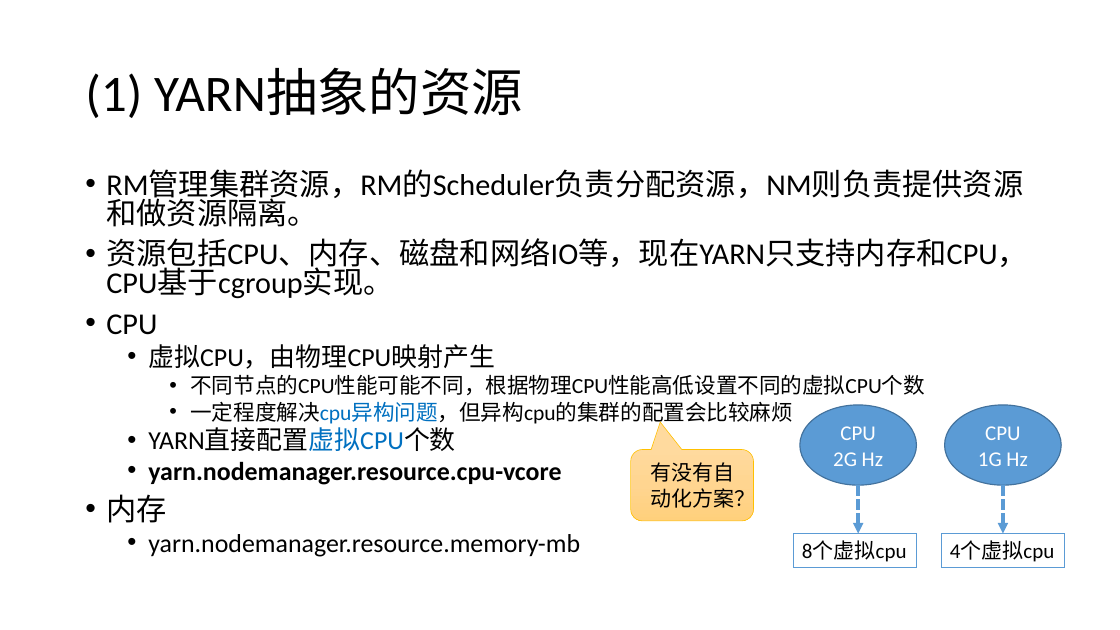
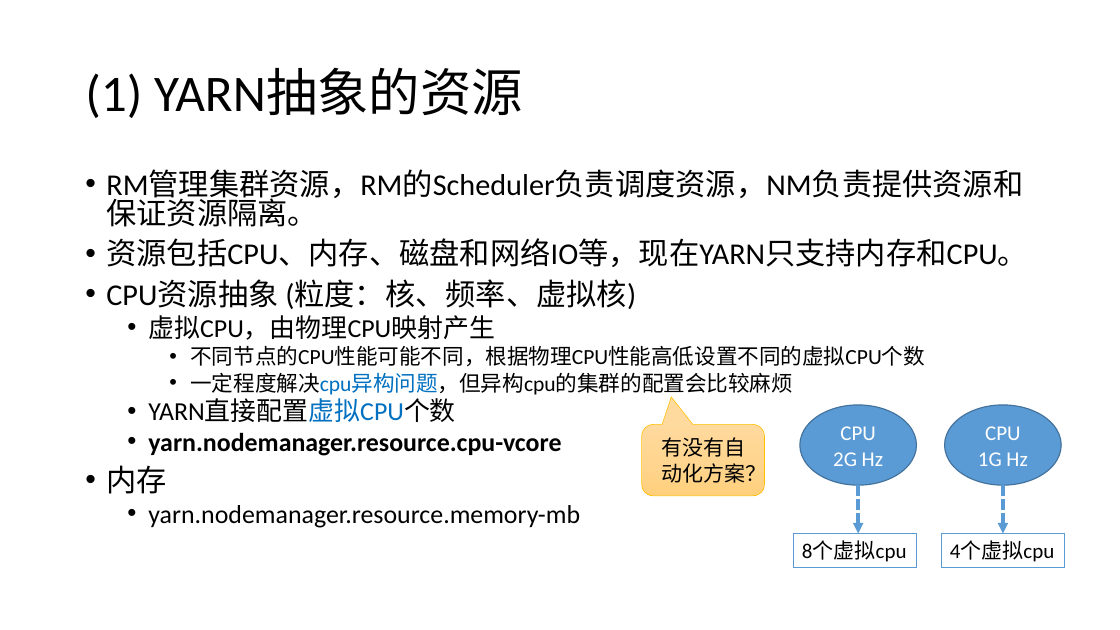
Before and after one commit to loull521/hadoop-yarn-src-read, a slide deck: slide 6 of ppt/Hadoop_2.4.1_YARN_source_code_read.pptx (slide 7 before the commit). Drawn at 1120x630 pixels with LibreOffice and Linux fonts; fonts in the diff are those of the drawing. Boxes give left, top, right and bottom in pixels: in the first picture for what was removed or moved away, otherwise in the second. Text is boxed around its words. In the diff, an @@ line names an element or a change of style, - is before the commit and + after.

```diff
--- a/ppt/Hadoop_2.4.1_YARN_source_code_read.pptx
+++ b/ppt/Hadoop_2.4.1_YARN_source_code_read.pptx
@@ text at [106,169,1028,309]: text changed @@
-• RM管理集群资源，RM的Scheduler负责分配资源，NM则负责提供资源和做资源隔离。
-• 资源包括CPU、内存、磁盘和网络IO等，现在YARN只支持内存和CPU，CPU基于cgroup实现。
-• CPU
+• RM管理集群资源，RM的Scheduler负责调度资源，NM负责提供资源和保证资源隔离。
+• 资源包括CPU、内存、磁盘和网络IO等，现在YARN只支持内存和CPU。
+• CPU资源抽象 (粒度：核、频率、虚拟核)
@@ rounded speech box "有没有自动化方案？": place and size @@
-rounded speech box "有没有自动化方案？" at [631,450,754,521]
+rounded speech box "有没有自动化方案？" at [642,424,765,496]
```
Also in this commit, not shown: 16 other slides changed, 4 slides added, 1 slide removed, 5 other files.
